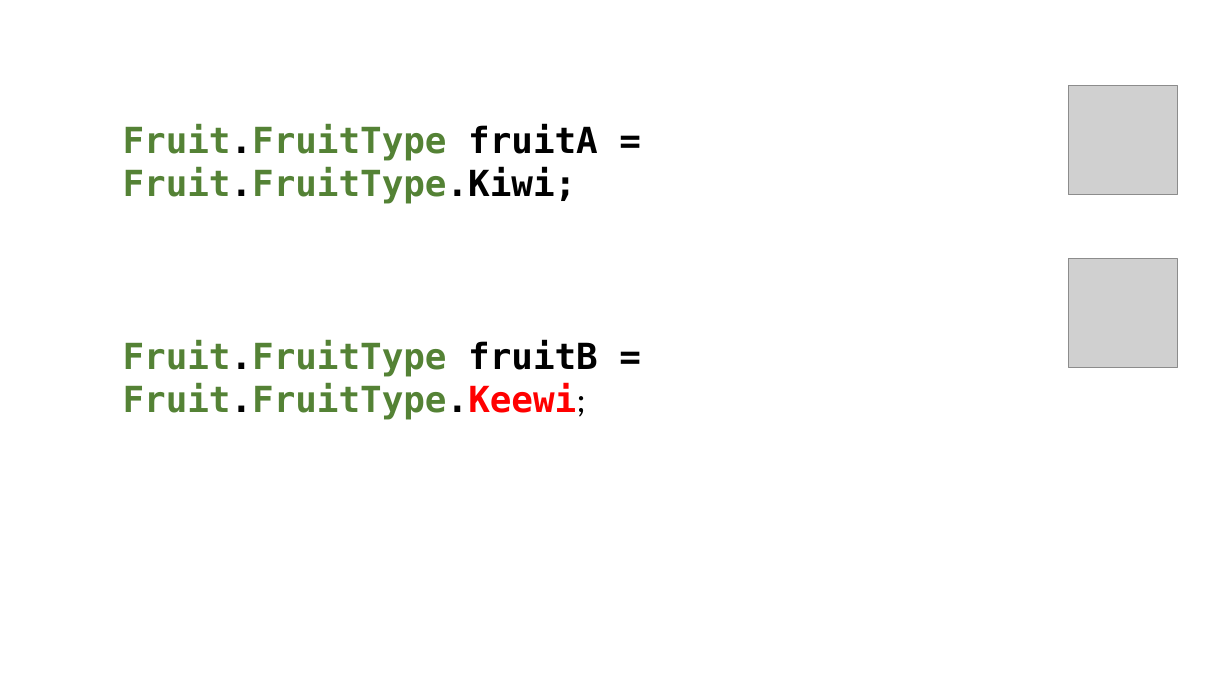
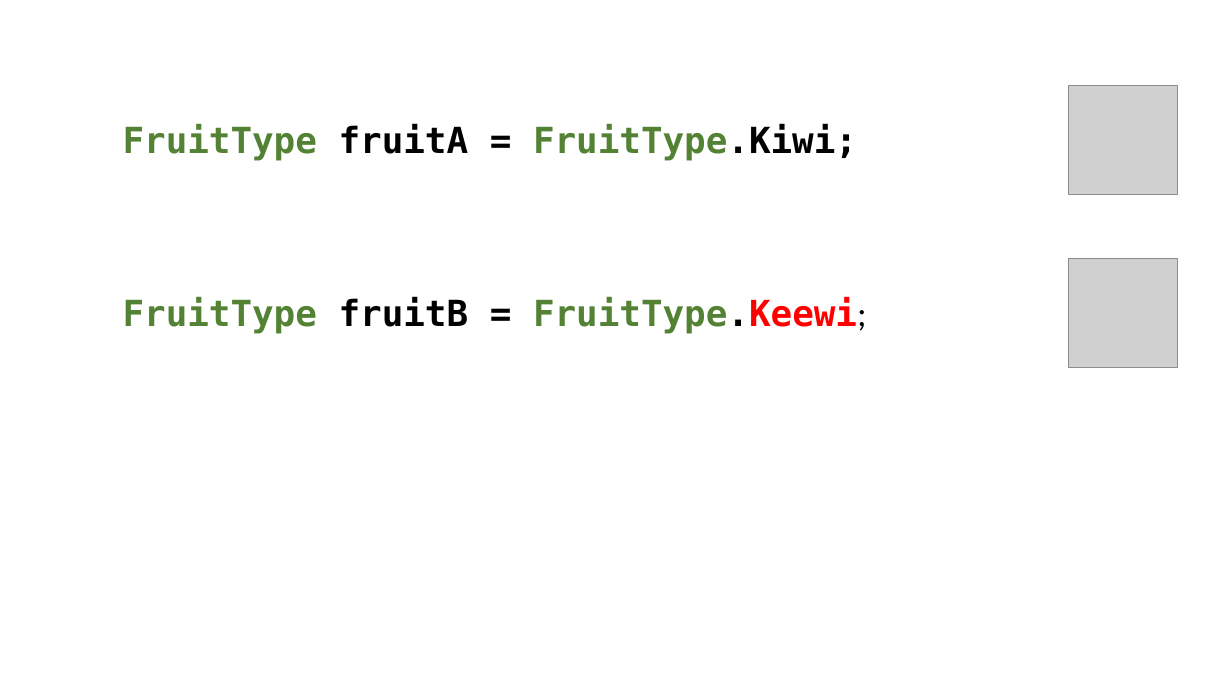
Before and after one commit to perslaursen/OOProg22, a slide deck: slide 13 of Chap/Prog02/Presentations/Enumerations.pptx. Drawn at 1232x693 pixels with LibreOffice and Linux fonts; fonts in the diff are those of the drawing; grey boxes stand for pictures. Boxes give left, top, right and bottom in pixels: in the first picture for what was removed or moved away, otherwise in the second. Text is boxed around its words. In the diff, an @@ line names an element or a change of style, - is before the commit and + after.

```diff
--- a/Chap/Prog02/Presentations/Enumerations.pptx
+++ b/Chap/Prog02/Presentations/Enumerations.pptx
@@ text at (123,124,867,334): text changed @@
-Fruit.FruitType fruitA = Fruit.FruitType.Kiwi;
-Fruit.FruitType fruitB = Fruit.FruitType.Keewi;
+FruitType fruitA = FruitType.Kiwi;
+FruitType fruitB = FruitType.Keewi;
```
Also in this commit, not shown: 3 other slides changed, 33 other files.
